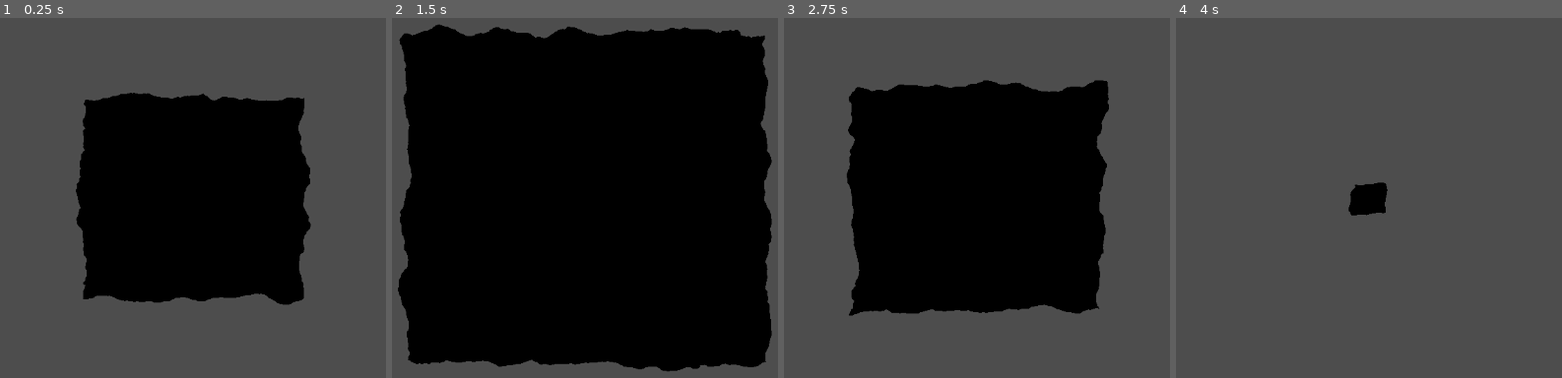
Above: before the commit, frames 1-4 (left to right).
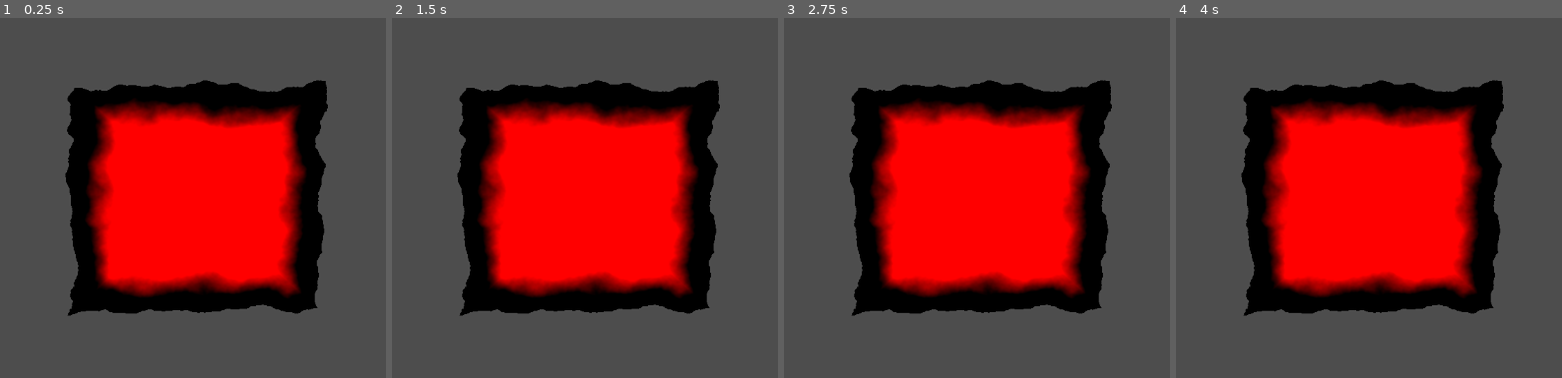
Above: after the commit, the same moments.

Repository: watson-disambiguation/BurnShader
Game: Godot game, scene res://Main.tscn
Same seed, same stepped clock (60 frames per second), same inputs: the game is played once before the commit and once after it.
Inputs:
- Up to frame 1 (0.25 s): no input
- Up to frame 2 (1.5 s): no input
- Up to frame 3 (2.75 s): no input
- Up to frame 4 (4 s): no input

The runs differ from the first frame. In frame 1, 36% of the frame differs, in the area x 16-85%, y 17-83%; in frame 2, 74%, in the area x 1-99%, y 1-99%; in frame 3, 29%; in frame 4, 40%.

Commit message:
Added edge gradient

Diff:
--- a/Main.tscn
+++ b/Main.tscn
@@ -9,6 +9,8 @@
 
 [sub_resource type="ShaderMaterial" id="ShaderMaterial_7vaxc"]
 shader = ExtResource("1_7y8qh")
+shader_parameter/edgeWidth = 0.05
+shader_parameter/value = 0.345
 shader_parameter/noiseTexture = SubResource("NoiseTexture2D_5abl5")
 
 [node name="Node2D" type="Node2D"]
@@ -16,6 +18,6 @@
 
 [node name="BurningPaper" type="Sprite2D" parent="."]
 material = SubResource("ShaderMaterial_7vaxc")
-position = Vector2(415, 261)
+position = Vector2(419, 261)
 scale = Vector2(-1.099, 1)
 texture = SubResource("NoiseTexture2D_5abl5")
--- a/Shaders/BurnShader.gdshader
+++ b/Shaders/BurnShader.gdshader
@@ -1,13 +1,21 @@
 shader_type canvas_item;
 
 uniform sampler2D noiseTexture : source_color;
+uniform float edgeWidth;
+uniform float value;
+float inverseLerp(float from, float to, float t) {
+	return (t - from) / (from - to);
+}
 
 void fragment() {
 	float noise = texture(noiseTexture,UV).x * 0.05;
 	vec2 centeredUV = UV - 0.5;
 	float distFromCenter = length(centeredUV);
 	float distFromEdge = max((abs(centeredUV.x)),abs(centeredUV.y));
-	float t = (sin(TIME) + 1.) * 0.25;
-	float stepped = step(t,distFromEdge+noise);
-	COLOR = vec4(vec3(stepped),1.-stepped);
+	float dist = distFromEdge+noise;
+
+	float stepped = step(value,dist);
+	float innerStepped = step(value-edgeWidth,dist);
+	float burnedEdge = inverseLerp(value-edgeWidth,value,dist);
+	COLOR = vec4(burnedEdge,0,0,1.0-stepped);
 }
